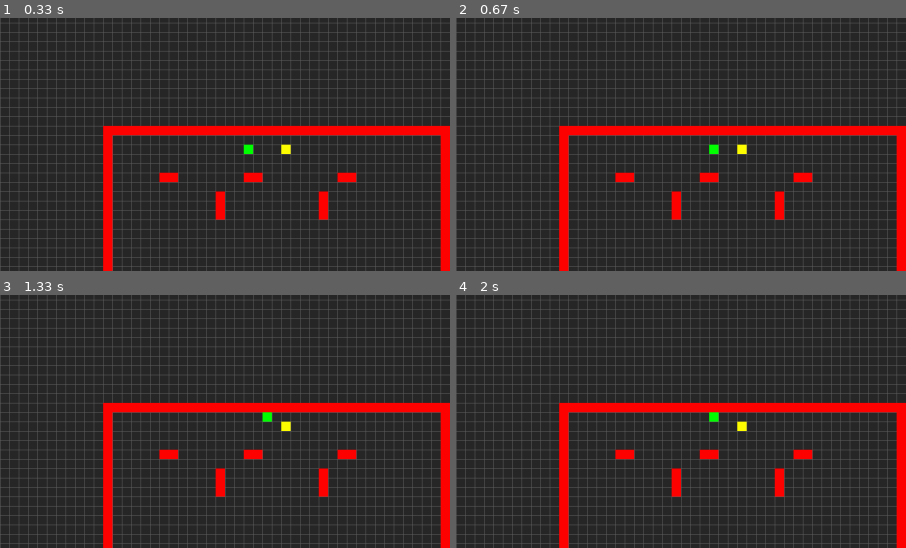
Above: before the commit, frames 1-4 (two rows, left to right).
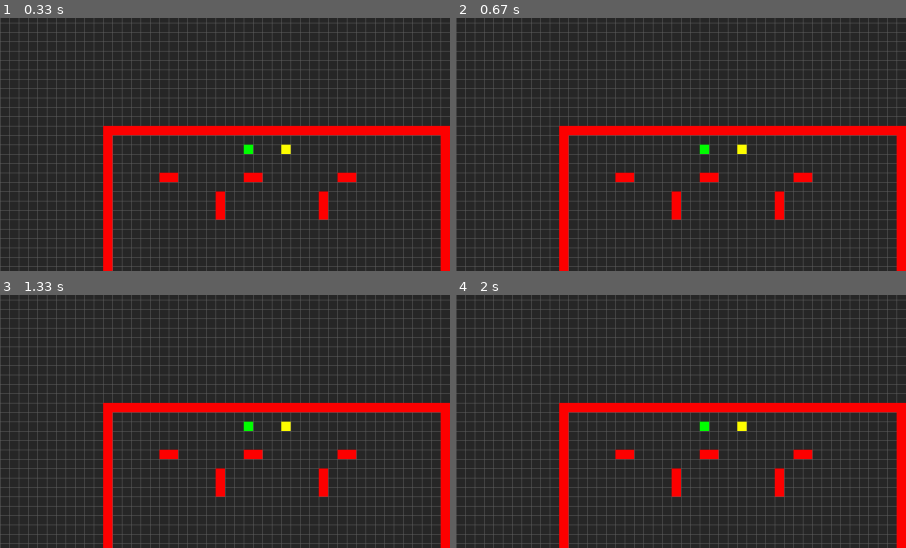
Above: after the commit, the same moments.

Repository: THB-account/pygamethb
Game: pygame game, started from Python-Code/main.py
Two runs of this game, one before a commit and one after it. Both use one fixed random seed, a clock stepped at 60 frames per second and the inputs below.
Inputs:
- Up to frame 1 (0.33 s): no input
- Up to frame 2 (0.67 s): hold Right from 0.33 s (still down)
- Up to frame 3 (1.33 s): release Right at 0.8 s; hold Up 0.83-1.13 s; hold Right from 1.17 s (still down)
- Up to frame 4 (2 s): release Right at 1.63 s; hold Left from 1.67 s (still down)
The pictures show only the part of the screen within x 50-100%, y 23-73%; the shares and areas given below are measured in that part.

Frame 1 is identical in both runs. In frame 2, 0.2% of the frame differs, in the area x 54-59%, y 49-54%; in frame 3, 0.2%, in the area x 54-61%, y 46-54%; in frame 4, 0.2%.

Commit message:
Update main.py

Diff:
--- a/Python-Code/main.py
+++ b/Python-Code/main.py
@@ -69,14 +69,7 @@
             if event.type == pg.KEYDOWN:
                 if event.key == pg.K_ESCAPE:
                     self.quit()
-                if event.key == pg.K_LEFT:
-                    self.player.move(dx=-1)
-                if event.key == pg.K_RIGHT:
-                    self.player.move(dx=1)
-                if event.key == pg.K_UP:
-                    self.player.move(dy=-1)
-                if event.key == pg.K_DOWN:
-                    self.player.move(dy=1)
+
 
 g = Game()
 while True:
